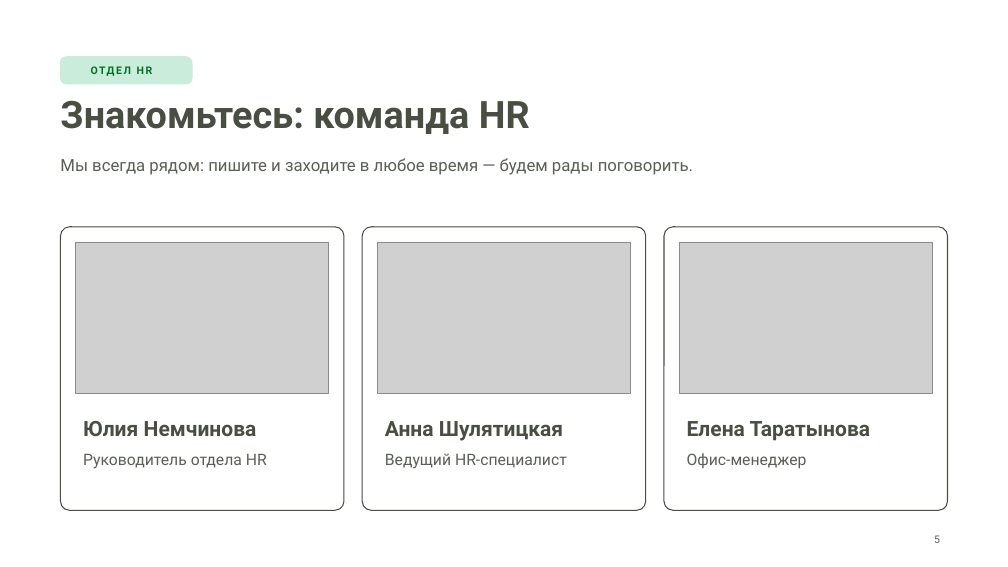
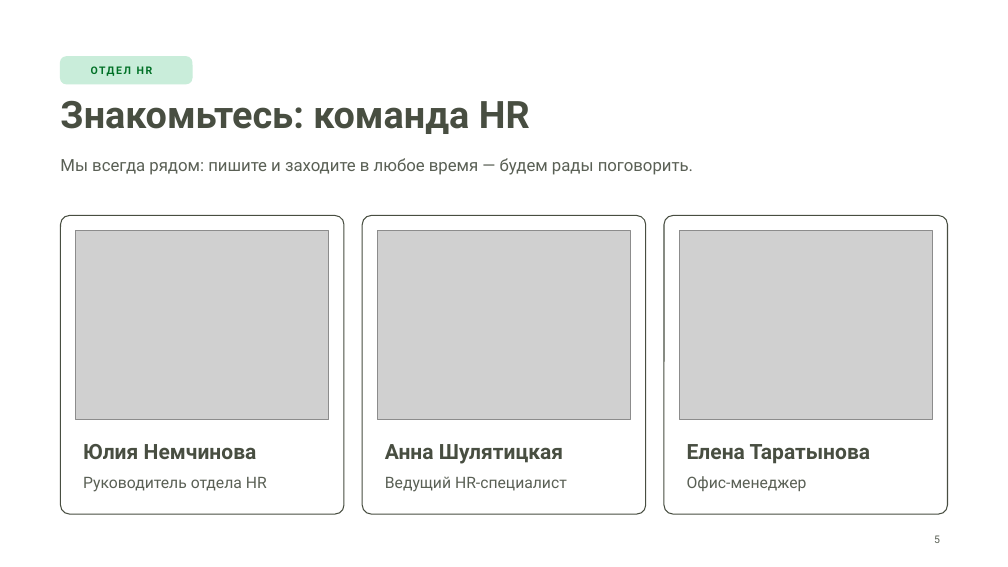
Before and after one commit to hriwayhr/HR-projects, a slide deck: slide 5 of presentations/HR-iway-onboarding-2026.pptx. Drawn at 1008x567 pixels with LibreOffice and Linux fonts; fonts in the diff are those of the drawing; grey boxes stand for pictures; background and template pictures are left out. Boxes give left, top, right and bottom in pixels: in the first picture for what was removed or moved away, otherwise in the second. Text is boxed around its words. In the diff, an @@ line names an element or a change of style, - is before the commit and + after.

```diff
--- a/presentations/HR-iway-onboarding-2026.pptx
+++ b/presentations/HR-iway-onboarding-2026.pptx
@@ rounded rectangle: place and size @@
-rounded rectangle at <box>60,227,344,510</box>
+rounded rectangle at <box>60,216,344,514</box>
@@ picture: place and size @@
-picture at <box>76,242,329,393</box>
+picture at <box>76,231,329,420</box>
@@ rounded rectangle: place and size @@
-rounded rectangle at <box>362,227,646,510</box>
+rounded rectangle at <box>362,216,646,514</box>
@@ picture: place and size @@
-picture at <box>377,242,631,393</box>
+picture at <box>377,231,631,420</box>
@@ rounded rectangle: place and size @@
-rounded rectangle at <box>664,227,948,510</box>
+rounded rectangle at <box>664,216,948,514</box>
@@ picture: place and size @@
-picture at <box>679,242,932,393</box>
+picture at <box>679,231,932,420</box>
@@ 6 texts: place and size @@
-6 texts at <box>83,421,871,469</box>
+6 texts at <box>83,444,871,492</box>
```
Also in this commit, not shown: 1 other slide changed, 4 other files.
